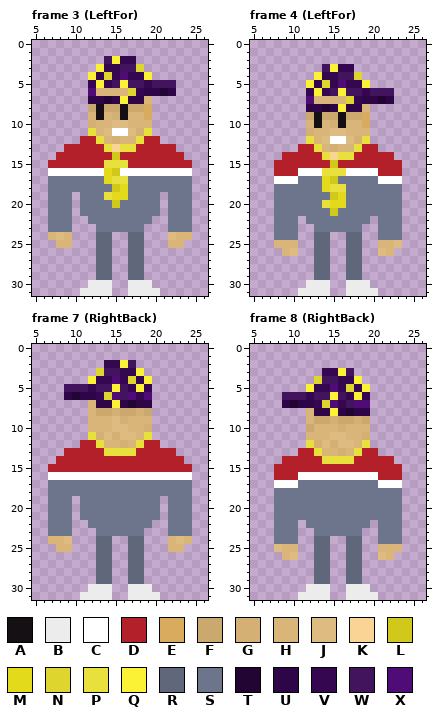
Pixel-art file, stored at Assets/Player/PlayerSprites.aseprite. Above, as it was before the edit.
32x32 pixels, 8 frames. Colours within 5 levels of each other are drawn and written as one. Shown: frame 3 (LeftFor): x 5..26, y 0..31; frame 4 (LeftFor): x 5..26, y 0..31; frame 7 (RightBack): x 5..26, y 0..31; frame 8 (RightBack): x 5..26, y 0..31.
Palette (. is transparent): A #141013  B #ececec  C #ffffff  D #b4202a  E #d9ab5f  F #cba86e  G #d5b074  H #d9b57a  J #debb80  K #fad495  L #d0c81a  M #e3da1c  N #ded62f  P #e7e03d  Q #fbf236  R #61677b  S #6d758d  T #230534  U #2e0547  V #350750  W #43145e  X #4f0c76
Pixels before, frame 3 (LeftFor), first column x 7:
 2 .......WQVV.......
 3 ......QVVWWN......
 4 .....QVNVXVVQ.....
 5 .....VQVWQWWVWWW..
 6 .....XHHHHNVUUTU..
 7 .....UUTUQUUH.....
 8 .....FAFFAFFE.....
 9 .....HAHGAHHE.....
10 .....GHHJJHHH.....
11 .....PHJCCJGP.....
12 ....DDPHGHHPDD....
13 ..DDDDDPKPPDDDDD..
14 .DDDDDDDLDDDDDDDD.
15 DDDDDDDPPPDDDDDDDD
16 CCCCCCCMLCCCCCCCCC
17 SSSSSSSMPPSSSSSSSS
18 SSSSSSSSLMSSSSSSSS
19 SSS.SSSPMMSSSS.SSS
20 SSS.SSSSLSSSSS.SSS
21 SSS.SSSSSSSSSS.SSS
22 SSS..SSSSSSSS..SSS
23 SSS...SSSSSS...SSS
24 HJH...RR..RR...JHH
25 .HH...RR..RR...HH.
26 ......RR..RR......
27 ......RR..RR......
28 ......RR..RR......
29 ......RR..RR......
30 .....BBB..BBB.....
31 ....BBBB..BBBB....
Pixels before, frame 4 (LeftFor), first column x 8:
 3 ......WQVV......
 4 .....QVVWWN.....
 5 ....QVNVXVVQ....
 6 ....VQVWQWWVWWW.
 7 ....XHHHHNVUUTU.
 8 ....UUTUQUUH....
 9 ....FAFFAFFE....
10 ....HAHGAHHE....
11 ....GHHJJHHH....
12 ....PHJCCJGP....
13 ...DDPHGHHPDD...
14 .DDDDDPKPPDDDDD.
15 DDDDDDDLDDDDDDDD
16 DDDCCCPPPCCCCDDD
17 CCCSSSMLSSSSSCCC
18 SSSSSSMPPSSSSSSS
19 SSSSSSSLMSSSSSSS
20 SSSSSSPMMSSSSSSS
21 SSSSSSSLSSSSSSSS
22 SSS.SSSSSSSS.SSS
23 SSS..SSSSSS..SSS
24 SSS..RR..RR..SSS
25 HHH..RR..RR..HHJ
26 .HJ..RR..RR..JH.
27 .....RR..RR.....
28 .....RR..RR.....
29 .....RR..RR.....
30 ....BBB..BBB....
31 ...BBBB..BBBB...
Pixels before, frame 7 (RightBack), first column x 7:
 2 .......VVQW.......
 3 ......NWWVVQ......
 4 .....QVVXVNVQ.....
 5 ..WWWVWWQWVQV.....
 6 ..UTUUVNXWXVX.....
 7 .....HUUQUTUU.....
 8 .....HFFGFFGF.....
 9 .....HHHJGHHH.....
10 .....HHHJJHHG.....
11 .....PGJGJJHP.....
12 ....DDPHHGHPDD....
13 ..DDDDDPPPPDDDDD..
14 .DDDDDDDDDDDDDDDD.
15 DDDDDDDDDDDDDDDDDD
16 CCCCCCCCCCCCCCCCCC
17 SSSSSSSSSSSSSSSSSS
18 SSSSSSSSSSSSSSSSSS
19 SSS.SSSSSSSSSS.SSS
20 SSS.SSSSSSSSSS.SSS
21 SSS.SSSSSSSSSS.SSS
22 SSS..SSSSSSSS..SSS
23 SSS...SSSSSS...SSS
24 HHJ...RR..RR...HJH
25 .HH...RR..RR...HH.
26 ......RR..RR......
27 ......RR..RR......
28 ......RR..RR......
29 ......RR..RR......
30 .....BBB..BBB.....
31 ....BBBB..BBBB....
Pixels before, frame 8 (RightBack), first column x 8:
 3 ......VVQW......
 4 .....NWWVVQ.....
 5 ....QVVXVNVQ....
 6 .WWWVWWQWVQV....
 7 .UTUUVNXVWXX....
 8 ....HUUQUTUU....
 9 ....HFFGFFGF....
10 ....FHHHGHHH....
11 ....HHHJJHHG....
12 ....PGJGJJHP....
13 ...DDPHHGHPDD...
14 .DDDDDPPPPDDDDD.
15 DDDDDDDDDDDDDDDD
16 DDDCCCCCCCCCCDDD
17 CCCSSSSSSSSSSCCC
18 SSSSSSSSSSSSSSSS
19 SSSSSSSSSSSSSSSS
20 SSSSSSSSSSSSSSSS
21 SSSSSSSSSSSSSSSS
22 SSS.SSSSSSSS.SSS
23 SSS..SSSSSS..SSS
24 SSS..RR..RR..SSS
25 JHH..RR..RR..HHH
26 .HJ..RR..RR..JH.
27 .....RR..RR.....
28 .....RR..RR.....
29 .....RR..RR.....
30 ....BBB..BBB....
31 ...BBBB..BBBB...
The same view after the edit:
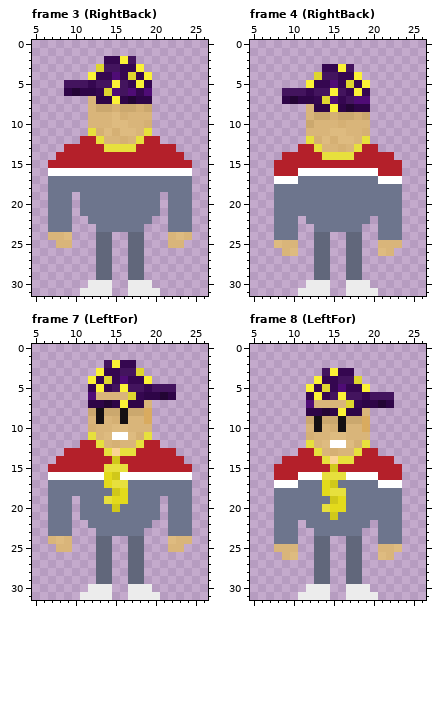
Changes in this commit:
Changed rows in their new state; - is an unchanged pixel.
Frame 3 (RightBack):
first column x 9:
 2 -----VVQW-----
 3 ----NWWVVQ----
 4 -----VXVN-----
 5 WWW-WWQWVQ-...
 6 UTUUVNXWX-X...
 7 ---H-UQUT-U---
 8 ---HF-GF-GF---
 9 ----H-JG--H---
10 ---H------G---
11 ----G-GJ-H----
12 ------HG------
13 ------P-------
14 ------D-------
15 -----DDD------
16 -----CC-------
17 -----SSS------
18 ------SS------
19 -----SSS------
20 ------S-------
first column x 8:
24 HJ------------HJ
Frame 4 (RightBack):
first column x 9:
 3 -----VVQW-----
 4 ----NWWVVQ----
 5 -----VXVN-----
 6 WWW-WWQWVQ-...
 7 UTUUVNXVWXX...
 8 ---H-UQUT-U---
 9 ---HF-GF-GF---
10 ---FH-HG--H---
11 ---H------G---
12 ----G-GJ-H----
13 ------HG------
14 ------P-------
15 ------D-------
16 -----CCC------
17 -----SS-------
18 -----SSS------
19 ------SS------
20 -----SSS------
21 ------S-------
first column x 8:
25 J--------------H
Frame 7 (LeftFor):
first column x 9:
 2 -----WQVV-----
 3 ----QVVWWN----
 4 -----NVXV-----
 5 ...-QVWQWW-WWW
 6 ...XHHHHN-UUTU
 7 ---U-TUQU-H---
 8 ---FA-FA-FE---
 9 ----A-GA--E---
10 ---G------H---
11 ----H-CC-G----
12 ------GH------
13 ------K-------
14 ------L-------
15 -----PPP------
16 -----ML-------
17 -----MPP------
18 ------LM------
19 -----PMM------
20 ------L-------
first column x 8:
24 JH------------JH
Frame 8 (LeftFor):
first column x 9:
 3 -----WQVV-----
 4 ----QVVWWN----
 5 -----NVXV-----
 6 ...-QVWQWW-WWW
 7 ...XHHHHNVUUTU
 8 ---U-TUQU-H---
 9 ---FA-FA-FE---
10 ---HA-GA--E---
11 ---G------H---
12 ----H-CC-G----
13 ------GH------
14 ------K-------
15 ------L-------
16 -----PPP------
17 -----ML-------
18 -----MPP------
19 ------LM------
20 -----PMM------
21 ------L-------
first column x 8:
25 H--------------J
